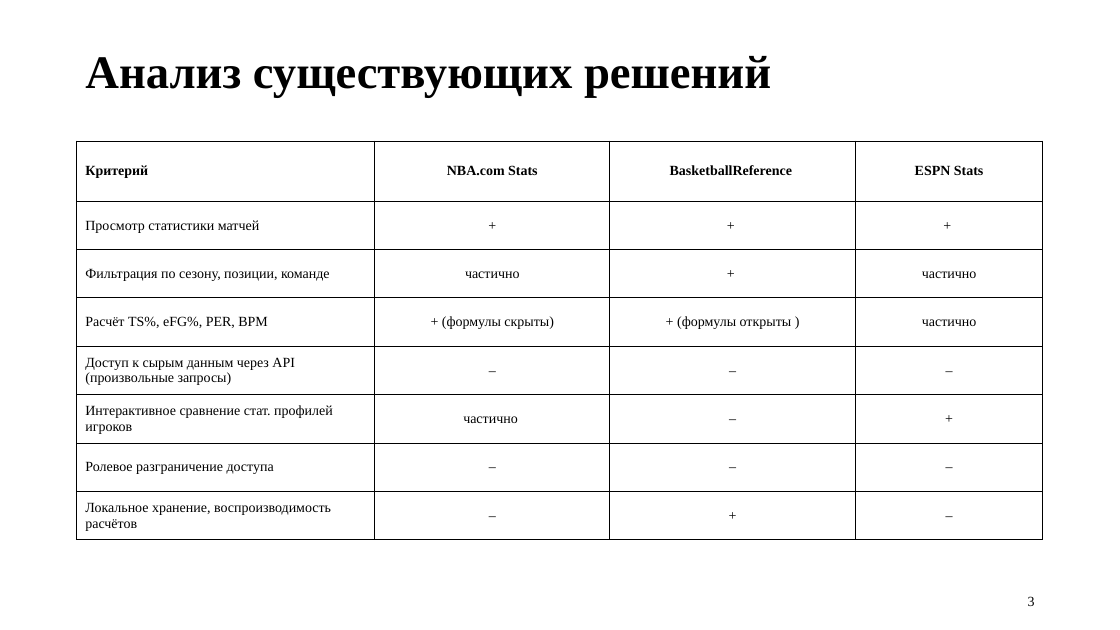
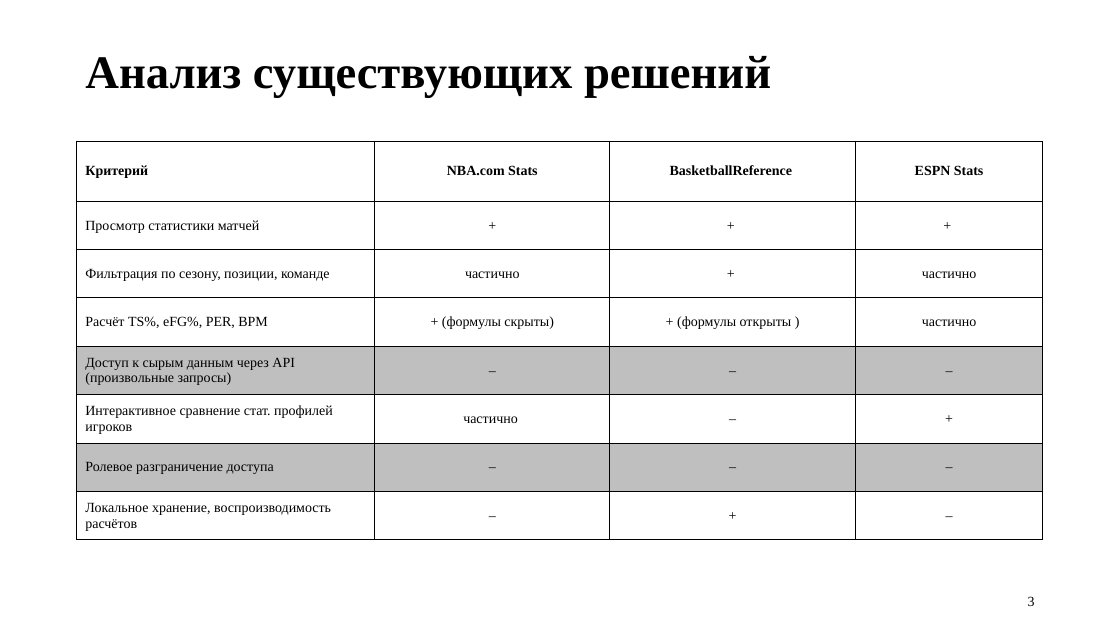
Before and after one commit to uBaxa0IQ/BD_Coursework, a slide deck: slide 3 of prez/prez.pptx. Drawn at 1120x630 pixels with LibreOffice and Linux fonts; fonts in the diff are those of the drawing. Boxes give left, top, right and bottom in pixels: in the first picture for what was removed or moved away, otherwise in the second. Text is boxed around its words. In the diff, an @@ line names an element or a change of style, - is before the commit and + after.

```diff
--- a/prez/prez.pptx
+++ b/prez/prez.pptx
@@ table at (77,141,1043,540) @@
@@ fill none to #BFBFBF in 8 cells @@
```
Also in this commit, not shown: 7 other slides changed, 6 other files.
